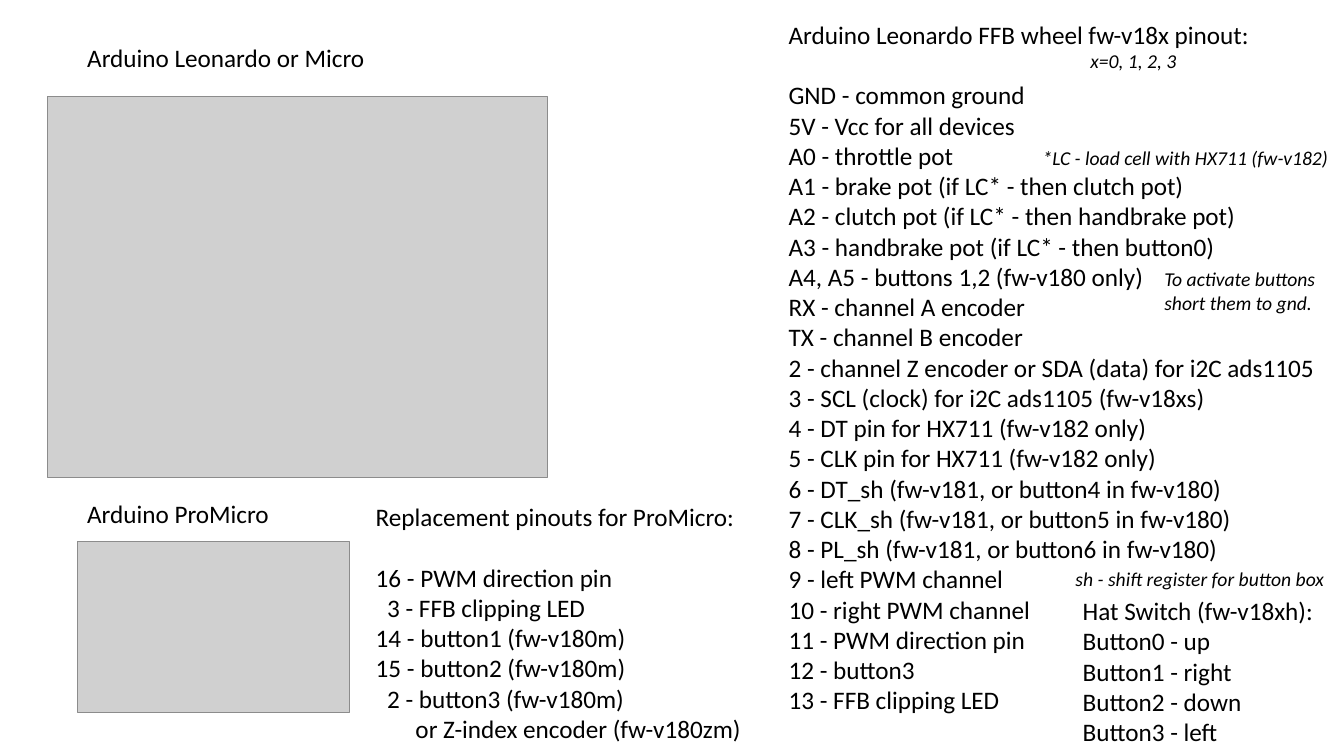
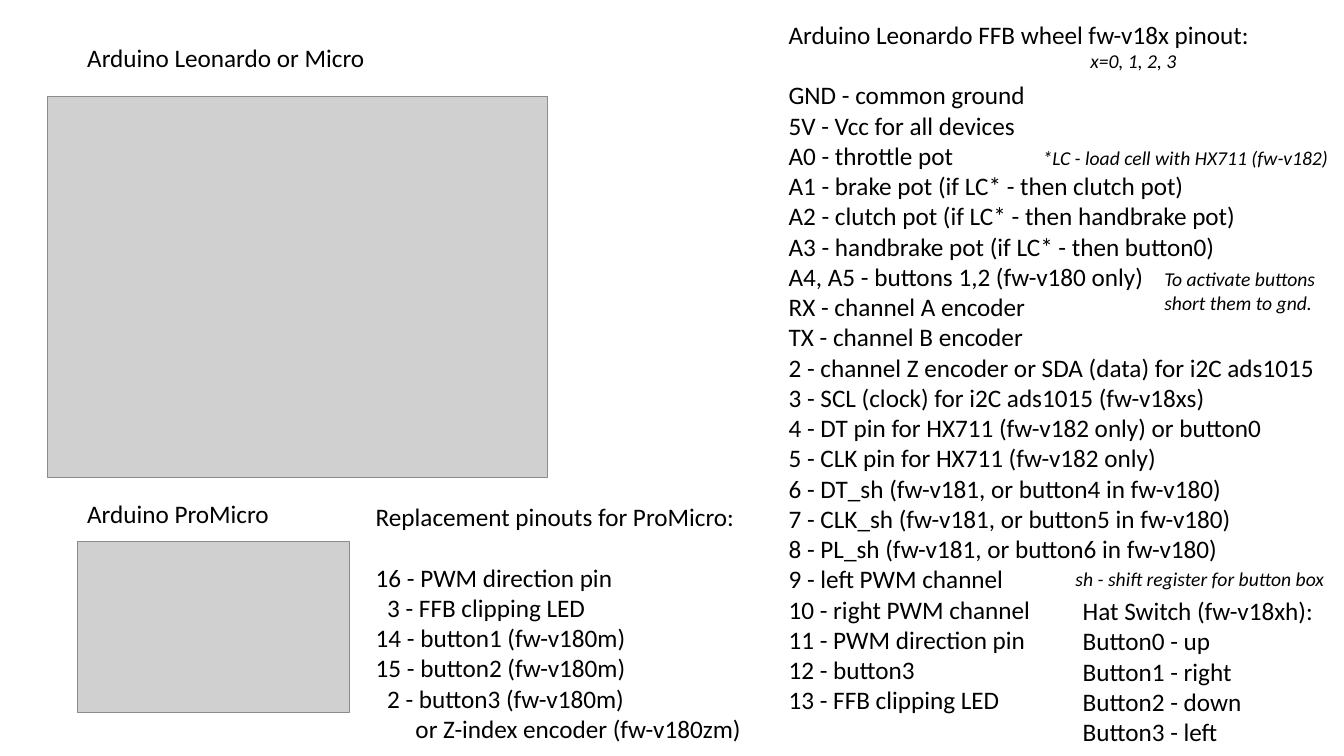
Before and after one commit to ranenbg/Arduino-FFB-wheel, a slide deck: slide 1 of brWheel_my/Firmware-v18x pinout.pptx. Drawn at 1344x756 pixels with LibreOffice and Linux fonts; fonts in the diff are those of the drawing; grey boxes stand for pictures. Boxes give left, top, right and bottom in pixels: in the first picture for what was removed or moved away, otherwise in the second. Text is boxed around its words. In the diff, an @@ line names an element or a change of style, - is before the commit and + after.

```diff
--- a/brWheel_my/Firmware-v18x pinout.pptx
+++ b/brWheel_my/Firmware-v18x pinout.pptx
@@ text at bbox=[789, 358, 1313, 441]: text changed @@
-2 - channel Z encoder or SDA (data) for i2C ads1105
-3 - SCL (clock) for i2C ads1105 (fw-v18xs)
-4 - DT pin for HX711 (fw-v182 only)
+2 - channel Z encoder or SDA (data) for i2C ads1015
+3 - SCL (clock) for i2C ads1015 (fw-v18xs)
+4 - DT pin for HX711 (fw-v182 only) or button0
```
Also in this commit, not shown: 1 other file.
